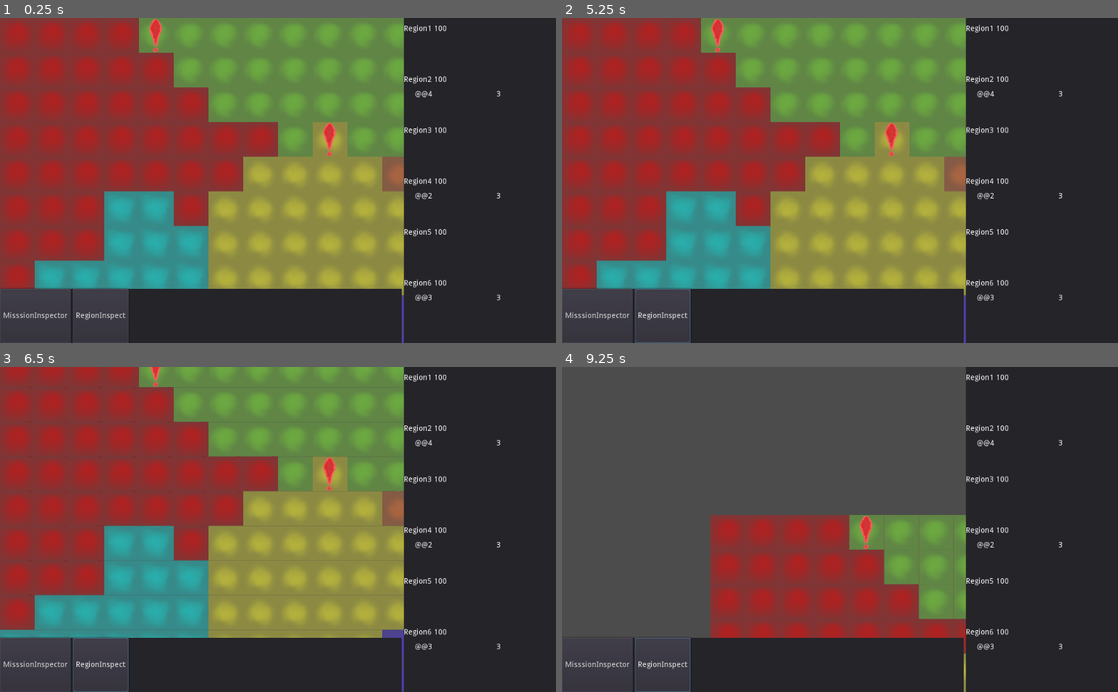
Above: before the commit, frames 1-4 (two rows, left to right).
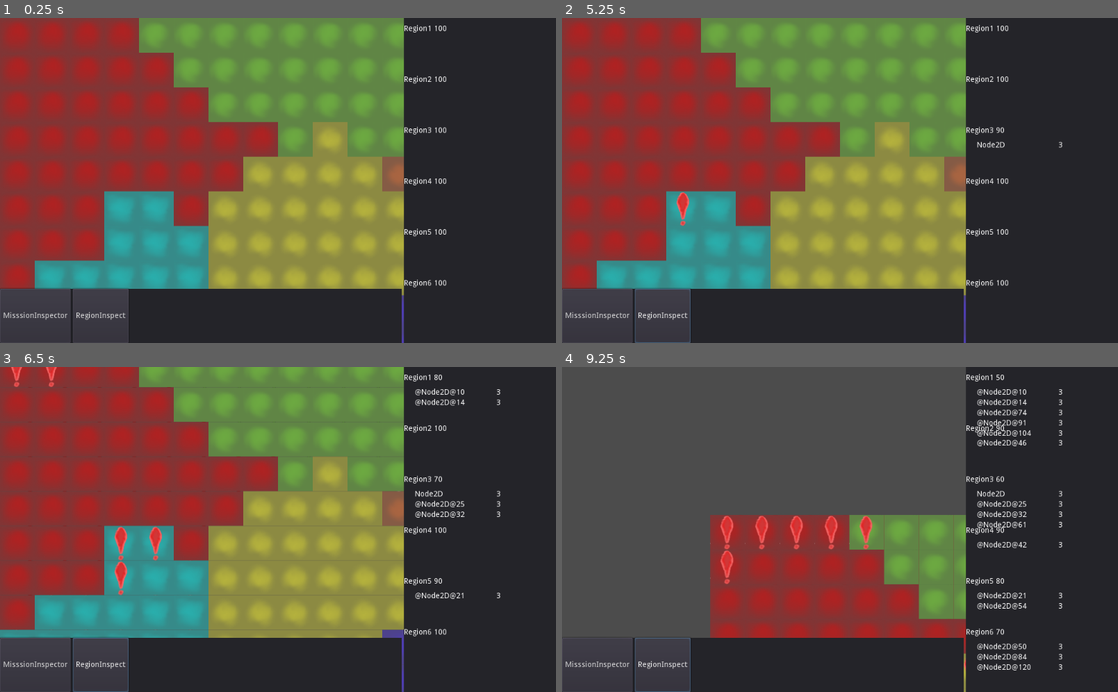
Above: after the commit, the same moments.

Repository: AngryMajor/StarShipGame
Game: Godot game, scene res://General/Main.tscn
The game is run twice, just before and just after one commit, with the same random seed, the same clock (stepped at 60 frames per second) and the same inputs.
Inputs (mouse positions are in pixels of both pictures, inside the frame that each line leads up to):
- Up to frame 1 (0.25 s): no input
- Up to frame 2 (5.25 s): click "MisssionInspector" at 0.5 s; click "RegionInspect" at 1.25 s; click "MisssionInspector" at 2 s; click "RegionInspect" at 2.75 s; click "MisssionInspector" at 3.5 s; click "RegionInspect" at 4.25 s; tap Enter at 5 s; move the mouse to (962, 164) at 5.02 s; tap Space at 5.1 s; click (962, 164) at 5.17 s
- Up to frame 3 (6.5 s): tap Space at 5.27, 5.57, 6.02, 6.05, 6.32 s; move the mouse to (166, 545) at 5.77 s; tap S (Camera_down) at 5.85 s; click (166, 545) at 5.92 s
- Up to frame 4 (9.25 s): move the mouse to (895, 458) at 6.52 s; hold A (Camera_left) 6.53-7.28 s; click (895, 458) at 6.67 s; tap Space at 6.8, 7.52, 7.55, 7.82, 8, 8.27, 8.3, 8.57, 8.85, 9.02 s; move the mouse to (812, 594) at 7.27 s; tap D (Camera_right) at 7.35 s; click (812, 594) at 7.42 s; move the mouse to (1006, 578) at 8.02 s; hold W (Camera_up) 8.03-8.78 s; click (1006, 578) at 8.17 s; move the mouse to (673, 480) at 8.77 s; click (673, 480) at 8.92 s

The runs differ from the first frame. In frame 1, 0.4% of the frame differs, in the area x 26-90%, y 0-87%; in frame 2, 0.6%; in frame 3, 1.5%; in frame 4, 2.4%, in the area x 26-90%, y 2-94%.

Commit message:
implemented basic mission generator and triggering mission effects on regions

Diff:
--- a/Components/Missions/MissionComp.gd
+++ b/Components/Missions/MissionComp.gd
@@ -20,25 +20,17 @@
 		return null
 
 func _ready():
-	_gen_new_mission()
-	_gen_new_mission()
-	_gen_new_mission()
 	GameState.connect("time_progressed",self,"_on_time_progressed")
 
 func _on_time_progressed(amount):
-	_gen_new_mission()
+	pass
 
-func _gen_new_mission():
-	var regionId = rand_range(0,6) as int
-	Add_mission(regionId)
-
-func Add_mission(regionID:int):
+func add_mission(regionID:int, missionNode):
 	var targetRegion :Region= world.regionMap.get_region(regionID)
 
 	var coord = targetRegion.request_reserved_coord()
 	if coord != null:
-		var missionNode = Node.new()
-		missionNode.set_script(missionScript)
+		missionNode.init(targetRegion)
 		$MissionList.add_child(missionNode)
 		mission_map[coord] = missionNode
 
--- /dev/null
+++ b/Components/Missions/MissionGenerator.gd
@@ -0,0 +1,14 @@
+extends Node
+
+export var mission_to_generate : PackedScene
+export var Mission_Comp : NodePath
+onready var missionComp = get_node(Mission_Comp)
+
+func _unhandled_input(event):
+	if event is InputEventKey and event.scancode == KEY_SPACE and event.is_pressed() == true:
+		var region_index = rand_range(0,6)
+		missionComp.add_mission(region_index, gen_mission())
+
+func gen_mission():
+	var mission = mission_to_generate.instance()
+	return mission
--- /dev/null
+++ b/Components/Missions/Types/EconomicNegEffect.tscn
@@ -0,0 +1,8 @@
+[gd_scene load_steps=3 format=2]
+
+[ext_resource path="res://Components/Missions/Mission.gd" type="Script" id=1]
+[ext_resource path="res://General/Regions/Components/Econemy/PosEconomicEffect.gd" type="Script" id=2]
+
+[node name="Node2D" type="Node"]
+script = ExtResource( 1 )
+effect_ongoing = ExtResource( 2 )
--- a/General/Regions/Components/Econemy/PosEconomicEffect.gd
+++ b/General/Regions/Components/Econemy/PosEconomicEffect.gd
@@ -2,11 +2,14 @@
 
 class_name BaseEffect
 
-func trigger(mission):
+static func trigger(mission):
 	pass
 
-func start(mission):
+static func start(mission):
 	mission.region.get_component("Econemy").value -= 10
 
-func end(mission):
+static func end(mission):
 	mission.region.get_component("Econemy").value += 10
+
+static func trigger_ongoing(mission):
+	pass
--- a/General/World.tscn
+++ b/General/World.tscn
@@ -8,6 +8,8 @@
 [ext_resource path="res://General/TileMapController.gd" type="Script" id=6]
 [ext_resource path="res://Components/Missions/MissionComp.gd" type="Script" id=7]
 [ext_resource path="res://General/Regions/Components/Econemy/EconemyRegComp.gd" type="Script" id=8]
+[ext_resource path="res://Components/Missions/MissionGenerator.gd" type="Script" id=9]
+[ext_resource path="res://Components/Missions/Types/EconomicNegEffect.tscn" type="PackedScene" id=10]
 
 [node name="World" type="Node2D"]
 script = ExtResource( 1 )
@@ -66,6 +68,11 @@
 
 [node name="MissionList" type="Node" parent="Components/MissionComp"]
 
+[node name="MissionGenerator" type="Node" parent="Components/MissionComp"]
+script = ExtResource( 9 )
+mission_to_generate = ExtResource( 10 )
+Mission_Comp = NodePath("..")
+
 [node name="TileMaps" type="Node" parent="."]
 script = ExtResource( 6 )
 
Not shown: 1 places in General/World.tscn that only renumber resources
